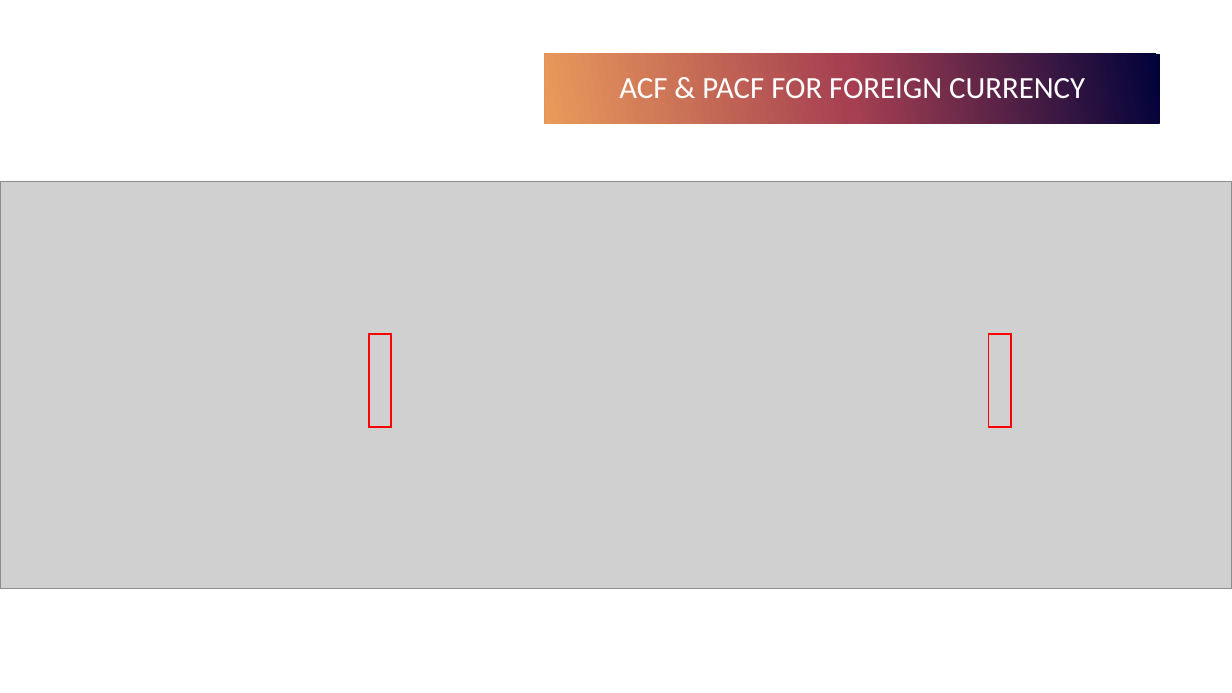
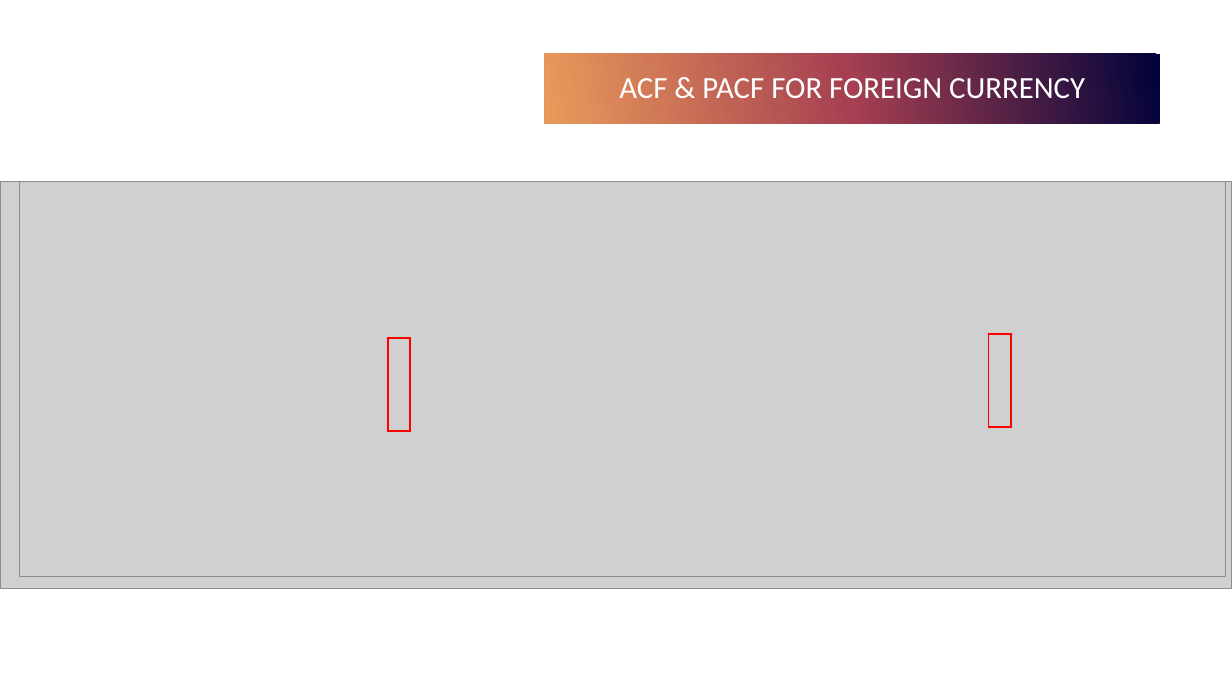
Before and after one commit to MathiasChd/MIA_UNA, a slide deck: slide 14 of SeriesTemporales/TrabajoGrupal/Presentación técnica - MIAAD.pptx. Drawn at 1232x693 pixels with LibreOffice and Linux fonts; fonts in the diff are those of the drawing; grey boxes stand for pictures. Boxes give left, top, right and bottom in pixels: in the first picture for what was removed or moved away, otherwise in the second. Text is boxed around its words. In the diff, an @@ line names an element or a change of style, - is before the commit and + after.

```diff
--- a/SeriesTemporales/TrabajoGrupal/Presentación técnica - MIAAD.pptx
+++ b/SeriesTemporales/TrabajoGrupal/Presentación técnica - MIAAD.pptx
@@ picture: place and size @@
-picture at <box>0,189,1232,534</box>
+picture at <box>19,181,1226,577</box>
@@ rectangle: place and size @@
-rectangle at <box>369,334,391,427</box>
+rectangle at <box>388,338,410,432</box>
```
